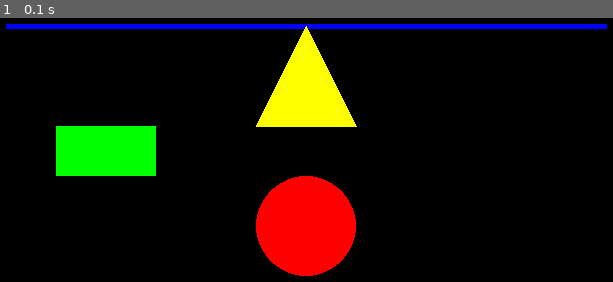
Above: before the commit, frame 1.
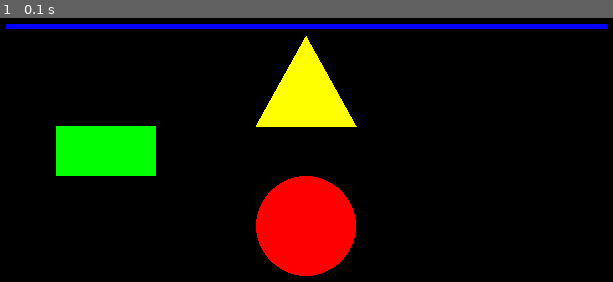
Above: after the commit, the same moment.

Repository: Vikktor93/curso-introductorio-pygame
Game: pygame game, started from Conceptos-Fundamentales/main.py
Two runs of this game, one before a commit and one after it. Both use one fixed random seed, a clock stepped at 60 frames per second and the inputs below.
Inputs:
- Up to frame 1 (0.1 s): no input

The runs differ from the first frame. In frame 1, 0.3% of the frame differs, in the area x 42-59%, y 3-41%.

Commit message:
Se agrega comentarios al código

Diff:
--- a/Conceptos-Fundamentales/main.py
+++ b/Conceptos-Fundamentales/main.py
@@ -1,11 +1,11 @@
 import pygame
 
-# Inicialización de Pygame
+# Se inicializa Pygame
 pygame.init()
 
 # Configuración de la ventana
-screen = pygame.display.set_mode((800, 600))
-pygame.display.set_caption("Ejemplo con pygame.draw")
+ventana = pygame.display.set_mode((800, 600))
+pygame.display.set_caption("Figuras Geométricas")
 
 # Color de fondo
 background_color = (0, 0, 0)
@@ -17,19 +17,19 @@
         if event.type == pygame.QUIT:
             running = False
 
-    # Pintar el fondo
-    screen.fill(background_color)
+    # Se pinta el fondo con el color negro definido previamente
+    ventana.fill(background_color)
 
     # Formas geométricas
-    pygame.draw.circle(screen, (255, 0, 0), (400, 300), 50)  # Círculo rojo
-    pygame.draw.rect(screen, (0, 255, 0), (150, 200, 100, 50))  # Rectángulo verde
-    pygame.draw.line(screen, (0, 0, 255), (100, 100), (700, 100), 5)  # Línea azul
+    pygame.draw.circle(ventana, (255, 0, 0), (400, 300), 50)  # Círculo rojo
+    pygame.draw.rect(ventana, (0, 255, 0), (150, 200, 100, 50))  # Rectángulo verde
+    pygame.draw.line(ventana, (0, 0, 255), (100, 100), (700, 100), 5)  # Línea azul
 
     # Triángulo
-    triangle_points = [(400, 100), (350, 200), (450, 200)]  # Tres puntos del triángulo
-    pygame.draw.polygon(screen, (255, 255, 0), triangle_points)  # Triángulo amarillo
+    vertices_triangulo = [(400, 110), (350, 200), (450, 200)]  # Tres puntos del triángulo
+    pygame.draw.polygon(ventana, (255, 255, 0), vertices_triangulo)  # Triángulo amarillo
 
-    # Actualizar la pantalla
+    # Se actualiza la pantalla
     pygame.display.update()
 
 # Cerrar Pygame
